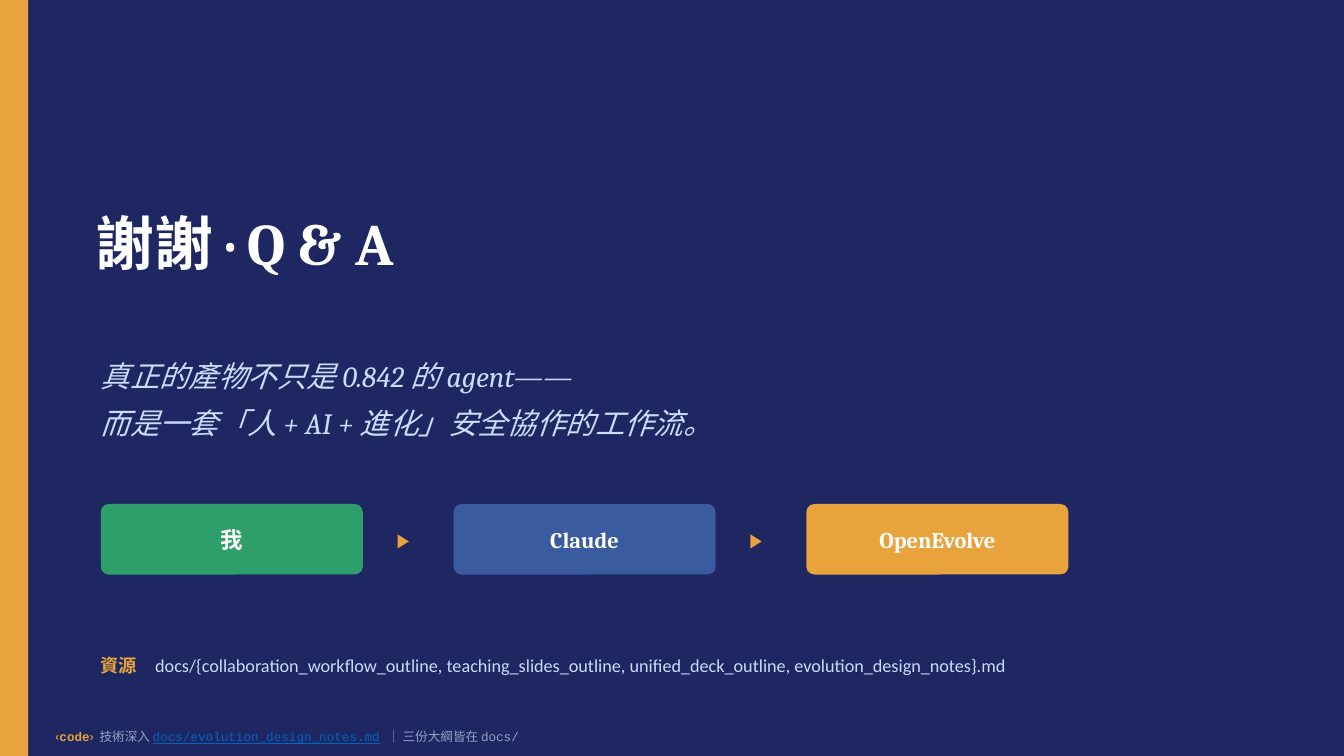
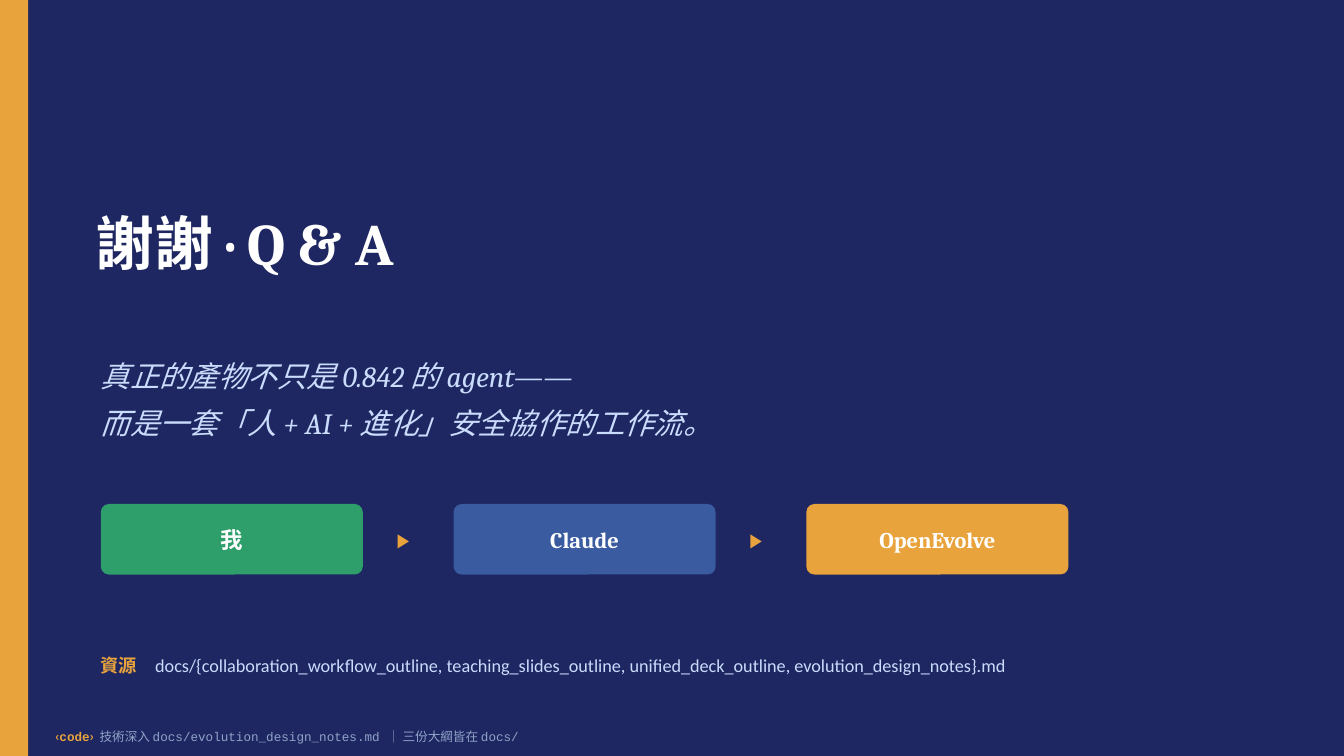
Before and after one commit to yuchieh/AgentSocietyChallenge_OpenEvolve, a slide deck: slide 27 of docs/slides/人AI進化_整合教學投影片.pptx. Drawn at 1344x756 pixels with LibreOffice and Linux fonts; fonts in the diff are those of the drawing. Boxes give left, top, right and bottom in pixels: in the first picture for what was removed or moved away, otherwise in the second. Text is boxed around its words. In the diff, an @@ line names an element or a change of style, - is before the commit and + after.

```diff
--- a/docs/slides/人AI進化_整合教學投影片.pptx
+++ b/docs/slides/人AI進化_整合教學投影片.pptx
@@ text "‹code› 技術深入 docs/evolution_design_notes.md ｜ 三份大綱皆在 ..." at [55,730,519,744]: text colour #0563C1 to #8FA3C8, underline off in "docs/evolution_design_notes.md" @@
```
Also in this commit, not shown: 8 other slides changed, 1 other file.
